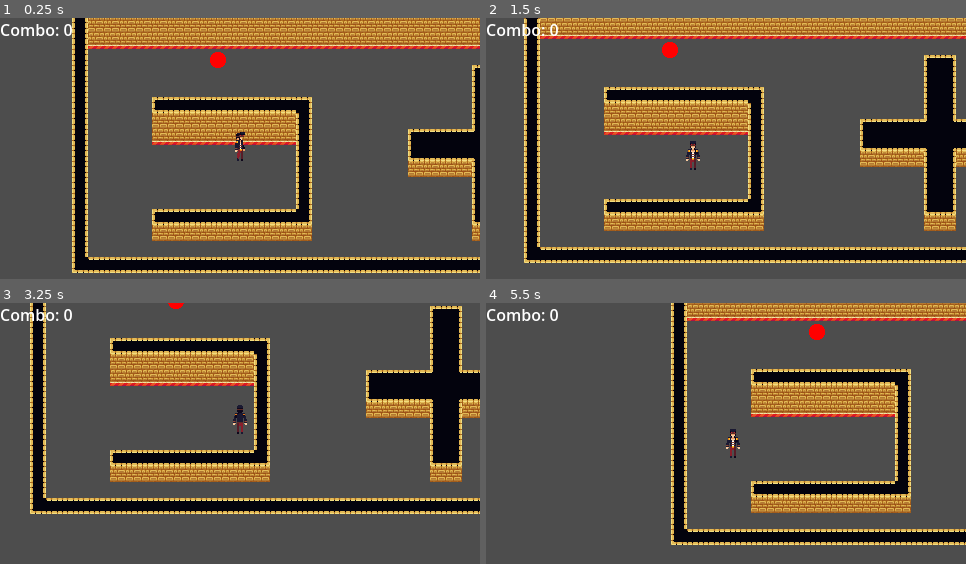
Above: before the commit, frames 1-4 (two rows, left to right).
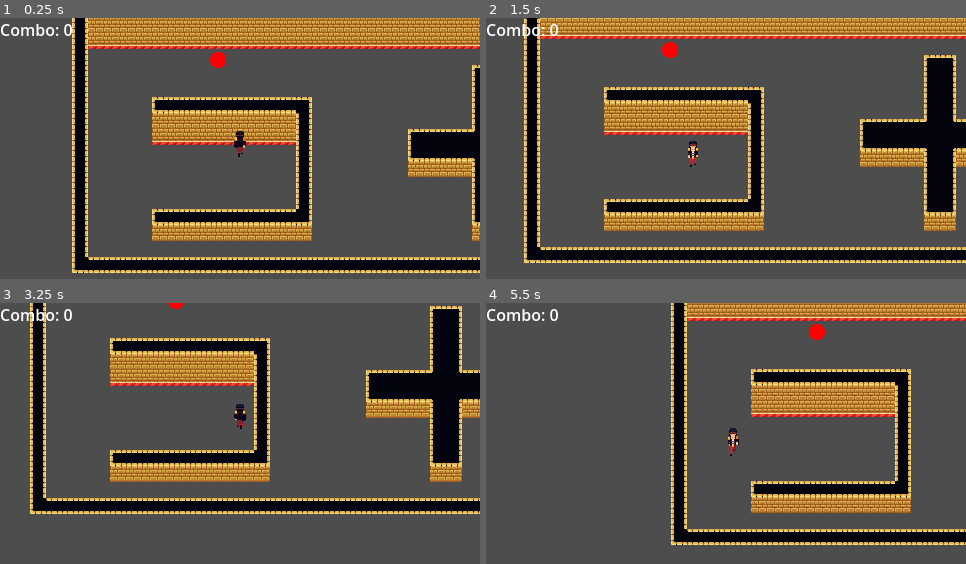
Above: after the commit, the same moments.

Repository: Kapcpa/gmtk-gamejam-2026
Game: Godot game, scene res://scenes/level0.tscn
Same seed, same stepped clock (60 frames per second), same inputs: the game is played once before the commit and once after it.
Inputs (mouse positions are in pixels of both pictures, inside the frame that each line leads up to):
- Up to frame 1 (0.25 s): no input
- Up to frame 2 (1.5 s): tap Enter at 0.5 s; move the mouse to (831, 140) at 0.52 s; hold D (right) 0.53-1.28 s; click (831, 140) at 0.6 s; move the mouse to (630, 166) at 1.27 s; hold S (down) from 1.28 s (still down); tap Space (dash) at 1.35 s
- Up to frame 3 (3.25 s): move the mouse to (288, 378) at 2.02 s; release S (down) at 2.03 s; hold D (right) 2.03-2.78 s; right-click (288, 378) at 2.1 s; move the mouse to (216, 490) at 2.77 s; hold W (up) from 2.78 s (still down); click (216, 490) at 2.85 s
- Up to frame 4 (5.5 s): move the mouse to (870, 477) at 3.52 s; release W (up) at 3.53 s; hold A (left) 3.53-5.03 s; tap Space (dash) at 3.6 s; move the mouse to (582, 396) at 4.27 s; right-click (582, 396) at 4.35 s; move the mouse to (750, 438) at 5.02 s; hold S (down) from 5.03 s (still down); click (750, 438) at 5.1 s

The runs differ from the first frame. In frame 1, 0.1% of the frame differs, in the area x 48-52%, y 43-55%; in frame 2, 0.1%; in frame 3, 0.1%; in frame 4, 0.1%.

Commit message:
animation

Diff:
--- a/scenes/player.tscn
+++ b/scenes/player.tscn
@@ -1,15 +1,45 @@
 [gd_scene format=3 uid="uid://bnkhm26tj3qyp"]
 
 [ext_resource type="Script" uid="uid://nx4t7myvlfx2" path="res://scripts/player.gd" id="1_3vyb7"]
+[ext_resource type="Texture2D" uid="uid://dm7k0hq2lmxk2" path="res://sprites/down_walk.png" id="2_dqkch"]
 [ext_resource type="Texture2D" uid="uid://cc3bmlqfvr1wd" path="res://sprites/pelvis_resley.png" id="2_g2els"]
 [ext_resource type="Texture2D" uid="uid://f8fp2heu52s5" path="res://sprites/pelvis_resley walk.png" id="3_qhqgy"]
+[ext_resource type="Texture2D" uid="uid://b74at1dso2bto" path="res://sprites/up_walk.png" id="5_qlg0r"]
 
 [sub_resource type="CircleShape2D" id="CircleShape2D_87140"]
 radius = 8.0
 
-[sub_resource type="AtlasTexture" id="AtlasTexture_qhqgy"]
-atlas = ExtResource("2_g2els")
-region = Rect2(0, 0, 32, 36)
+[sub_resource type="AtlasTexture" id="AtlasTexture_fjrip"]
+atlas = ExtResource("2_dqkch")
+region = Rect2(0, 0, 32, 32)
+
+[sub_resource type="AtlasTexture" id="AtlasTexture_a8ls1"]
+atlas = ExtResource("2_dqkch")
+region = Rect2(32, 0, 32, 32)
+
+[sub_resource type="AtlasTexture" id="AtlasTexture_qfm1y"]
+atlas = ExtResource("2_dqkch")
+region = Rect2(64, 0, 32, 32)
+
+[sub_resource type="AtlasTexture" id="AtlasTexture_fulsm"]
+atlas = ExtResource("2_dqkch")
+region = Rect2(96, 0, 32, 32)
+
+[sub_resource type="AtlasTexture" id="AtlasTexture_4r5pv"]
+atlas = ExtResource("2_dqkch")
+region = Rect2(128, 0, 32, 32)
+
+[sub_resource type="AtlasTexture" id="AtlasTexture_60mlk"]
+atlas = ExtResource("2_dqkch")
+region = Rect2(160, 0, 32, 32)
+
+[sub_resource type="AtlasTexture" id="AtlasTexture_i4ail"]
+atlas = ExtResource("2_dqkch")
+region = Rect2(192, 0, 32, 32)
+
+[sub_resource type="AtlasTexture" id="AtlasTexture_a38lo"]
+atlas = ExtResource("2_dqkch")
+region = Rect2(224, 0, 32, 32)
 
 [sub_resource type="AtlasTexture" id="AtlasTexture_oprun"]
 atlas = ExtResource("2_g2els")
@@ -55,19 +85,68 @@
 atlas = ExtResource("2_g2els")
 region = Rect2(96, 0, 32, 36)
 
-[sub_resource type="AtlasTexture" id="AtlasTexture_fjrip"]
-atlas = ExtResource("2_g2els")
-region = Rect2(128, 0, 32, 36)
+[sub_resource type="AtlasTexture" id="AtlasTexture_4ni07"]
+atlas = ExtResource("5_qlg0r")
+region = Rect2(0, 0, 32, 32)
+
+[sub_resource type="AtlasTexture" id="AtlasTexture_l71n6"]
+atlas = ExtResource("5_qlg0r")
+region = Rect2(32, 0, 32, 32)
+
+[sub_resource type="AtlasTexture" id="AtlasTexture_ke2ow"]
+atlas = ExtResource("5_qlg0r")
+region = Rect2(64, 0, 32, 32)
+
+[sub_resource type="AtlasTexture" id="AtlasTexture_ujl30"]
+atlas = ExtResource("5_qlg0r")
+region = Rect2(96, 0, 32, 32)
+
+[sub_resource type="AtlasTexture" id="AtlasTexture_31cv2"]
+atlas = ExtResource("5_qlg0r")
+region = Rect2(128, 0, 32, 32)
+
+[sub_resource type="AtlasTexture" id="AtlasTexture_pf23h"]
+atlas = ExtResource("5_qlg0r")
+region = Rect2(160, 0, 32, 32)
+
+[sub_resource type="AtlasTexture" id="AtlasTexture_dt7fs"]
+atlas = ExtResource("5_qlg0r")
+region = Rect2(192, 0, 32, 32)
+
+[sub_resource type="AtlasTexture" id="AtlasTexture_wqfne"]
+atlas = ExtResource("5_qlg0r")
+region = Rect2(224, 0, 32, 32)
 
 [sub_resource type="SpriteFrames" id="SpriteFrames_ib0mu"]
 animations = [{
 "frames": [{
 "duration": 1.0,
-"texture": SubResource("AtlasTexture_qhqgy")
+"texture": SubResource("AtlasTexture_fjrip")
+}, {
+"duration": 1.0,
+"texture": SubResource("AtlasTexture_a8ls1")
+}, {
+"duration": 1.0,
+"texture": SubResource("AtlasTexture_qfm1y")
+}, {
+"duration": 1.0,
+"texture": SubResource("AtlasTexture_fulsm")
+}, {
+"duration": 1.0,
+"texture": SubResource("AtlasTexture_4r5pv")
+}, {
+"duration": 1.0,
+"texture": SubResource("AtlasTexture_60mlk")
+}, {
+"duration": 1.0,
+"texture": SubResource("AtlasTexture_i4ail")
+}, {
+"duration": 1.0,
+"texture": SubResource("AtlasTexture_a38lo")
 }],
 "loop": 1,
 "name": &"down",
-"speed": 5.0
+"speed": 10.0
 }, {
 "frames": [{
 "duration": 1.0,
@@ -124,11 +203,32 @@
 }, {
 "frames": [{
 "duration": 1.0,
-"texture": SubResource("AtlasTexture_fjrip")
+"texture": SubResource("AtlasTexture_4ni07")
+}, {
+"duration": 1.0,
+"texture": SubResource("AtlasTexture_l71n6")
+}, {
+"duration": 1.0,
+"texture": SubResource("AtlasTexture_ke2ow")
+}, {
+"duration": 1.0,
+"texture": SubResource("AtlasTexture_ujl30")
+}, {
+"duration": 1.0,
+"texture": SubResource("AtlasTexture_31cv2")
+}, {
+"duration": 1.0,
+"texture": SubResource("AtlasTexture_pf23h")
+}, {
+"duration": 1.0,
+"texture": SubResource("AtlasTexture_dt7fs")
+}, {
+"duration": 1.0,
+"texture": SubResource("AtlasTexture_wqfne")
 }],
 "loop": 1,
 "name": &"up",
-"speed": 5.0
+"speed": 10.0
 }]
 
 [node name="player" type="CharacterBody2D" unique_id=121862516]
@@ -144,7 +244,7 @@
 z_index = 1
 position = Vector2(0, -10)
 sprite_frames = SubResource("SpriteFrames_ib0mu")
-animation = &"side"
+animation = &"up"
 
 [node name="melee_hitbox" type="RayCast2D" parent="." unique_id=1625755717]
 target_position = Vector2(0, 32)
Binary file changed: sprites/down_walk.png
Not shown, changed: sprites/down_walk.png.import
Binary file changed: sprites/up_walk.png
Not shown, changed: sprites/up_walk.png.import
